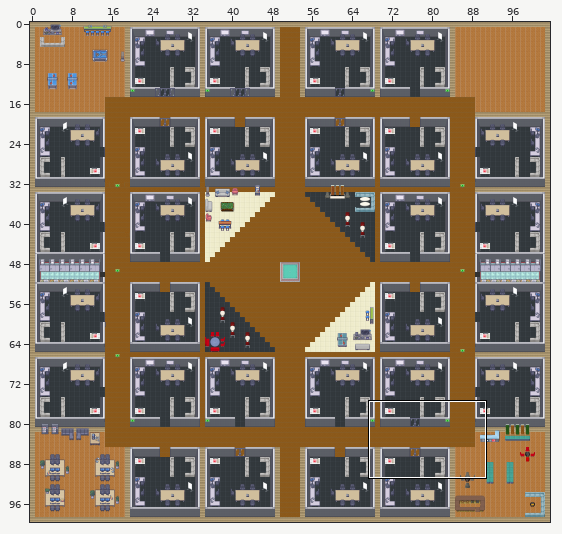
Level history. Tiled map (JSON): tda_Teams.tmj. The picture above shows the old version from afar; the outline marks the close-up.
Close-up. Earlier state:
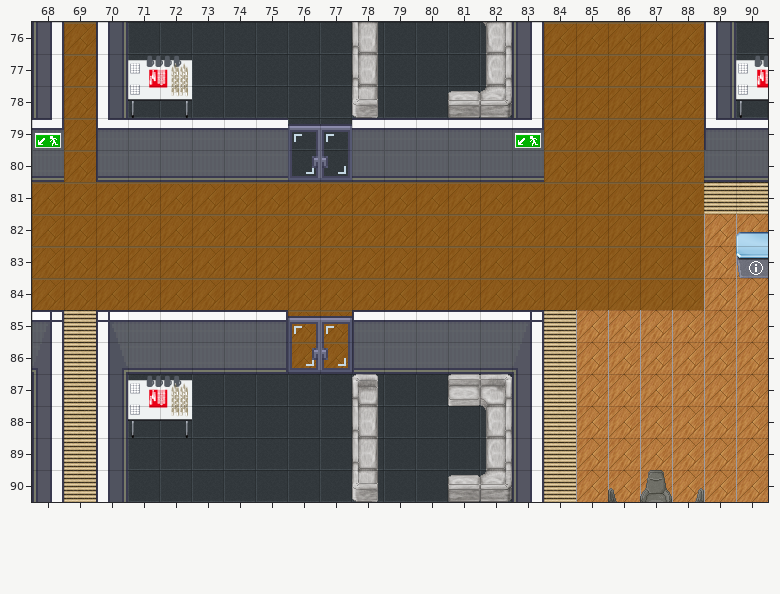
Cells are 32x32 px. Shown: x 68..90, y 76..90. The commit also changed other parts of the map, which this record leaves out.
The same view after the edit:
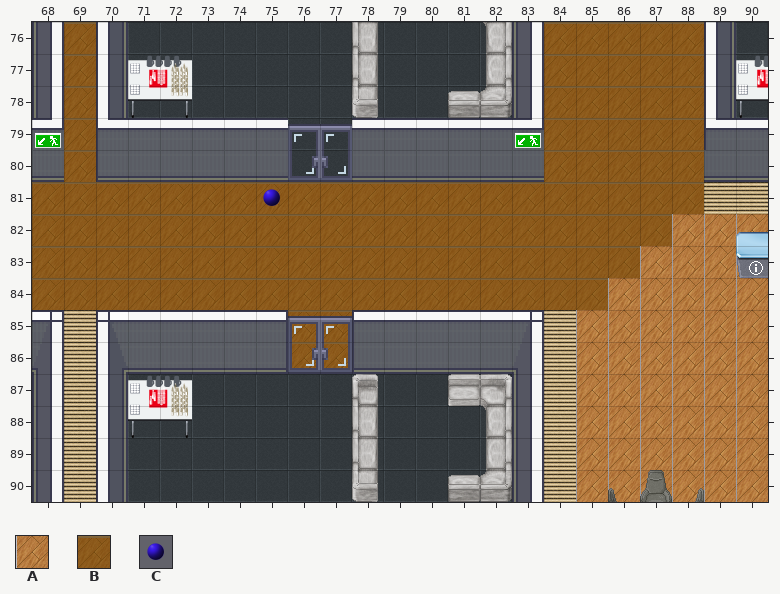
Key: from "Chunk 1": A 5, B 7, C 18.
_ is an empty cell.
Change:
Layer "floor":
y 82: x 88 B -> A
y 83: x 87..88 BB -> AA
y 84: x 86..88 BBB -> AAA
Layer "aboveFloor":
y 81: x 75 _ -> C
Changed places in both close-ups, as pixel boxes (x1, y1, x2, y2):
added: (263, 189, 280, 206)
changed: (608, 214, 704, 310)
